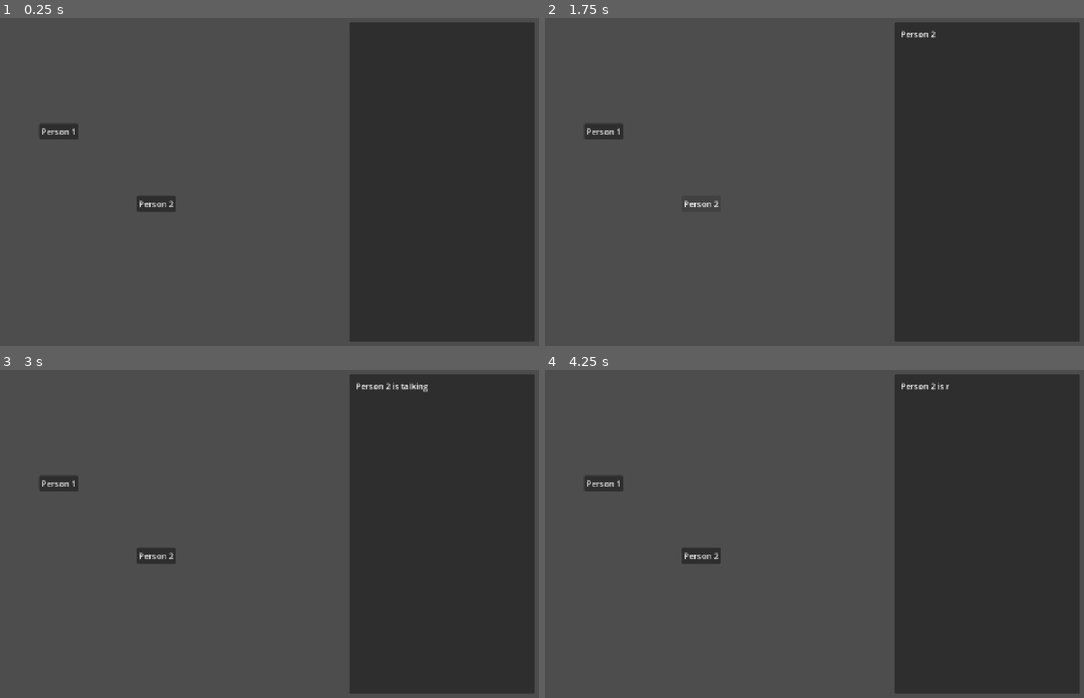
Above: before the commit, frames 1-4 (two rows, left to right).
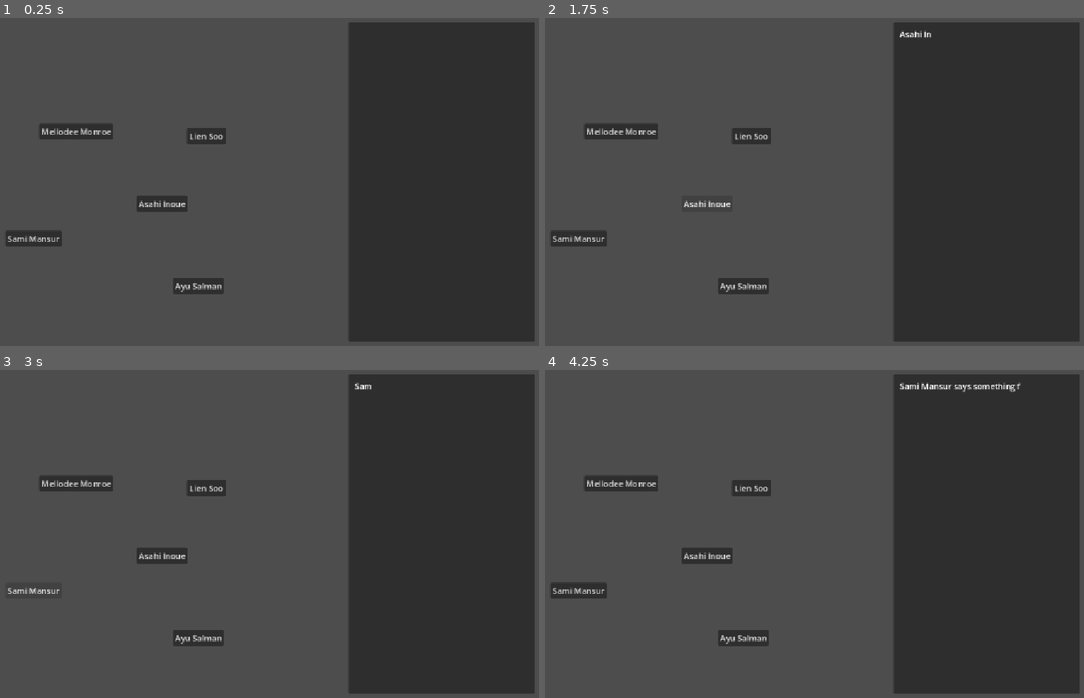
Above: after the commit, the same moments.

Repository: specialOne16/Foggy-Glasses
Game: Godot game, scene res://gameplay/gameplay.tscn
The game is run twice, just before and just after one commit, with the same random seed, the same clock (stepped at 60 frames per second) and the same inputs.
Inputs (mouse positions are in pixels of both pictures, inside the frame that each line leads up to):
- Up to frame 1 (0.25 s): no input
- Up to frame 2 (1.75 s): click "Person 1" (after the commit: "Mellodee Monroe") at 0.5 s; click "Person 2" (after the commit: "Asahi Inoue") at 1.25 s
- Up to frame 3 (3 s): click (204, 488) at 2 s, where only the run after the commit has a clickable "Lien Soo"; click (32, 589) at 2.75 s, where only the run after the commit has a clickable "Sami Mansur"
- Up to frame 4 (4.25 s): click (986, 661) at 3.5 s, where only the run before the commit has a clickable "Option 1"

The runs differ from the first frame. In frame 1, 1.6% of the frame differs, in the area x 1-42%, y 32-85%; in frame 2, 1.7%; in frame 3, 1.5%; in frame 4, 1.9%, in the area x 1-89%, y 3-85%.

Commit message:
refactor option and candidate

Diff:
--- /dev/null
+++ b/contents/Candidate1.tres
@@ -0,0 +1,8 @@
+[gd_resource type="Resource" script_class="CandidateData" format=3 uid="uid://ry47ld8jm0gx"]
+
+[ext_resource type="Script" uid="uid://dou1qeyoi3l0x" path="res://system/candidate.gd" id="1_ntqse"]
+
+[resource]
+script = ExtResource("1_ntqse")
+candidate_name = "Mellodee Monroe"
+metadata/_custom_type_script = "uid://dou1qeyoi3l0x"
--- /dev/null
+++ b/contents/Candidate2.tres
@@ -0,0 +1,8 @@
+[gd_resource type="Resource" script_class="CandidateData" format=3 uid="uid://c2dlk73xvuu36"]
+
+[ext_resource type="Script" uid="uid://dou1qeyoi3l0x" path="res://system/candidate.gd" id="1_dxhdo"]
+
+[resource]
+script = ExtResource("1_dxhdo")
+candidate_name = "Asahi Inoue"
+metadata/_custom_type_script = "uid://dou1qeyoi3l0x"
--- /dev/null
+++ b/contents/Candidate3.tres
@@ -0,0 +1,8 @@
+[gd_resource type="Resource" script_class="CandidateData" format=3 uid="uid://bo8dchgmady41"]
+
+[ext_resource type="Script" uid="uid://dou1qeyoi3l0x" path="res://system/candidate.gd" id="1_3aphx"]
+
+[resource]
+script = ExtResource("1_3aphx")
+candidate_name = "Lien Soo"
+metadata/_custom_type_script = "uid://dou1qeyoi3l0x"
--- /dev/null
+++ b/contents/Candidate4.tres
@@ -0,0 +1,8 @@
+[gd_resource type="Resource" script_class="CandidateData" format=3 uid="uid://cnvs5aydtk4g3"]
+
+[ext_resource type="Script" uid="uid://dou1qeyoi3l0x" path="res://system/candidate.gd" id="1_onx7q"]
+
+[resource]
+script = ExtResource("1_onx7q")
+candidate_name = "Sami Mansur"
+metadata/_custom_type_script = "uid://dou1qeyoi3l0x"
--- /dev/null
+++ b/contents/Candidate5.tres
@@ -0,0 +1,8 @@
+[gd_resource type="Resource" script_class="CandidateData" format=3 uid="uid://bx7e40hxn3630"]
+
+[ext_resource type="Script" uid="uid://dou1qeyoi3l0x" path="res://system/candidate.gd" id="1_wpkct"]
+
+[resource]
+script = ExtResource("1_wpkct")
+candidate_name = "Ayu Salman"
+metadata/_custom_type_script = "uid://dou1qeyoi3l0x"
--- /dev/null
+++ b/gameplay/components/candidate.gd
@@ -0,0 +1,11 @@
+extends Button
+class_name Candidate
+
+signal candidate_selected(data: CandidateData)
+
+@export var data: CandidateData
+
+func _ready() -> void:
+	pressed.connect(func(): candidate_selected.emit(data))
+
+	text = data.candidate_name
--- /dev/null
+++ b/gameplay/components/option.gd
@@ -0,0 +1,4 @@
+extends Button
+class_name Option
+
+@export var id: int
--- a/gameplay/gameplay.gd
+++ b/gameplay/gameplay.gd
@@ -1,62 +1,43 @@
 extends Control
-
-const PERSON_1_DIALOGUE: Array[String] = ["Person 1 is talking"]
-const PERSON_2_DIALOGUE: Array[String] = ["Person 2 is talking"]
-
-const PERSON_1_DIALOGUE_OPTION_1: Array[String] = ["Person 1 is responding to option 1"]
-const PERSON_1_DIALOGUE_OPTION_2: Array[String] = ["Person 1 is responding to option 2"]
-
-const PERSON_2_DIALOGUE_OPTION_1: Array[String] = ["Person 2 is responding to option 1"]
-const PERSON_2_DIALOGUE_OPTION_2: Array[String] = ["Person 2 is responding to option 2"]
-
-@onready var person_1: Button = %Person1
-@onready var person_2: Button = %Person2
-@onready var option_1: Button = %Option1
-@onready var option_2: Button = %Option2
 
 @onready var label: Label = %Label
 @onready var dialogue: Dialogue = %Dialogue
 
-var active_person = 0
+var active_person: CandidateData
+var sequence_number = 1
+var success_exchange = 0
 
 func _ready() -> void:
-	person_1.pressed.connect(person1)
-	person_2.pressed.connect(person2)
-	dialogue.sequence_finished.connect(func():
-		option_1.visible = true
-		option_2.visible = true
-	)
+	for person in [%Person1, %Person2, %Person3, %Person4, %Person5]:
+		person.candidate_selected.connect(_candidate_selected)
 
-	option_1.pressed.connect(option1)
-	option_2.pressed.connect(option2)
+	dialogue.sequence_finished.connect(_toggle_options.bind(true))
 
-	option_1.visible = false
-	option_2.visible = false
+	for option in [%Option1, %Option2, %Option3, %Option4, %Option5]:
+		option.pressed.connect(_option_selected.bind(option))
+		option.visible = false
 
-func person1():
-	active_person = 1
-	option_1.visible = false
-	option_2.visible = false
-	dialogue.start_dialogue_sequence(PERSON_1_DIALOGUE)
+func _candidate_selected(data: CandidateData):
+	active_person = data
+	sequence_number = 1
 
-func person2():
-	active_person = 2
-	option_1.visible = false
-	option_2.visible = false
-	dialogue.start_dialogue_sequence(PERSON_2_DIALOGUE)
+	_toggle_options(false)
+	dialogue.start_dialogue_sequence(active_person.get_dialogue(sequence_number))
 
-func option1():
-	option_1.visible = false
-	option_2.visible = false
-	if active_person == 1:
-		dialogue.start_dialogue_sequence(PERSON_1_DIALOGUE_OPTION_1)
+func _option_selected(option: Option):
+	_toggle_options(false)
+	if active_person.is_exchange_success(sequence_number, option.id):
+		success_exchange += 1
+
+	if sequence_number < 5:
+		sequence_number += 1
+		dialogue.start_dialogue_sequence(active_person.get_dialogue(sequence_number))
 	else:
-		dialogue.start_dialogue_sequence(PERSON_2_DIALOGUE_OPTION_1)
+		active_person = null
+		dialogue.start_dialogue_sequence(["%d errors" % (5 - success_exchange)])
 
-func option2():
-	option_1.visible = false
-	option_2.visible = false
-	if active_person == 1:
-		dialogue.start_dialogue_sequence(PERSON_1_DIALOGUE_OPTION_2)
-	else:
-		dialogue.start_dialogue_sequence(PERSON_2_DIALOGUE_OPTION_2)
+func _toggle_options(option_visible: bool):
+	if active_person == null: return
+
+	for option in [%Option1, %Option2, %Option3, %Option4, %Option5]:
+		option.visible = option_visible
--- a/gameplay/gameplay.tscn
+++ b/gameplay/gameplay.tscn
@@ -2,6 +2,13 @@
 
 [ext_resource type="Script" uid="uid://baxcjapxtdt5c" path="res://gameplay/gameplay.gd" id="1_41n4r"]
 [ext_resource type="Script" uid="uid://db5km568fds6m" path="res://system/dialogue.gd" id="1_nyvx4"]
+[ext_resource type="Script" uid="uid://b3nchrelsy3go" path="res://gameplay/components/candidate.gd" id="2_ueusv"]
+[ext_resource type="Resource" uid="uid://ry47ld8jm0gx" path="res://contents/Candidate1.tres" id="3_yvprt"]
+[ext_resource type="Resource" uid="uid://c2dlk73xvuu36" path="res://contents/Candidate2.tres" id="4_r5as3"]
+[ext_resource type="Resource" uid="uid://bo8dchgmady41" path="res://contents/Candidate3.tres" id="5_nimes"]
+[ext_resource type="Resource" uid="uid://cnvs5aydtk4g3" path="res://contents/Candidate4.tres" id="6_2okcp"]
+[ext_resource type="Resource" uid="uid://bx7e40hxn3630" path="res://contents/Candidate5.tres" id="7_vyivm"]
+[ext_resource type="Script" uid="uid://dge6jk2puryar" path="res://gameplay/components/option.gd" id="8_r5as3"]
 
 [node name="Gameplay" type="Control" unique_id=1009020929]
 layout_mode = 3
@@ -12,7 +19,7 @@
 grow_vertical = 2
 script = ExtResource("1_41n4r")
 
-[node name="Person1" type="Button" parent="." unique_id=532191878]
+[node name="Person1" type="Button" parent="." unique_id=1066751512]
 unique_name_in_owner = true
 layout_mode = 0
 offset_left = 173.0
@@ -20,8 +27,11 @@
 offset_right = 249.0
 offset_bottom = 241.0
 text = "Person 1"
+script = ExtResource("2_ueusv")
+data = ExtResource("3_yvprt")
+metadata/_custom_type_script = "uid://b3nchrelsy3go"
 
-[node name="Person2" type="Button" parent="." unique_id=1680062873]
+[node name="Person2" type="Button" parent="." unique_id=1039517394]
 unique_name_in_owner = true
 layout_mode = 0
 offset_left = 363.0
@@ -29,6 +39,45 @@
 offset_right = 439.0
 offset_bottom = 382.0
 text = "Person 2"
+script = ExtResource("2_ueusv")
+data = ExtResource("4_r5as3")
+metadata/_custom_type_script = "uid://b3nchrelsy3go"
+
+[node name="Person3" type="Button" parent="." unique_id=1168119716]
+unique_name_in_owner = true
+layout_mode = 0
+offset_left = 461.0
+offset_top = 219.0
+offset_right = 537.0
+offset_bottom = 250.0
+text = "Person 2"
+script = ExtResource("2_ueusv")
+data = ExtResource("5_nimes")
+metadata/_custom_type_script = "uid://b3nchrelsy3go"
+
+[node name="Person4" type="Button" parent="." unique_id=1220695094]
+unique_name_in_owner = true
+layout_mode = 0
+offset_left = 107.0
+offset_top = 419.0
+offset_right = 183.0
+offset_bottom = 450.0
+text = "Person 2"
+script = ExtResource("2_ueusv")
+data = ExtResource("6_2okcp")
+metadata/_custom_type_script = "uid://b3nchrelsy3go"
+
+[node name="Person5" type="Button" parent="." unique_id=897581691]
+unique_name_in_owner = true
+layout_mode = 0
+offset_left = 434.0
+offset_top = 511.0
+offset_right = 510.0
+offset_bottom = 542.0
+text = "Person 2"
+script = ExtResource("2_ueusv")
+data = ExtResource("7_vyivm")
+metadata/_custom_type_script = "uid://b3nchrelsy3go"
 
 [node name="MarginContainer" type="MarginContainer" parent="." unique_id=1259565456]
 layout_mode = 1
@@ -59,18 +108,50 @@
 
 [node name="Label" type="Label" parent="MarginContainer/PanelContainer/MarginContainer/Options" unique_id=2100475848]
 unique_name_in_owner = true
+custom_minimum_size = Vector2(340, 0)
 layout_mode = 2
 size_flags_vertical = 3
+autowrap_mode = 3
 
-[node name="Option1" type="Button" parent="MarginContainer/PanelContainer/MarginContainer/Options" unique_id=292579578]
+[node name="Option1" type="Button" parent="MarginContainer/PanelContainer/MarginContainer/Options" unique_id=431362580]
 unique_name_in_owner = true
 layout_mode = 2
 text = "Option 1"
+script = ExtResource("8_r5as3")
+id = 1
+metadata/_custom_type_script = "uid://dge6jk2puryar"
 
-[node name="Option2" type="Button" parent="MarginContainer/PanelContainer/MarginContainer/Options" unique_id=1104769962]
+[node name="Option2" type="Button" parent="MarginContainer/PanelContainer/MarginContainer/Options" unique_id=1984692847]
 unique_name_in_owner = true
 layout_mode = 2
 text = "Option 2"
+script = ExtResource("8_r5as3")
+id = 2
+metadata/_custom_type_script = "uid://dge6jk2puryar"
+
+[node name="Option3" type="Button" parent="MarginContainer/PanelContainer/MarginContainer/Options" unique_id=1866058970]
+unique_name_in_owner = true
+layout_mode = 2
+text = "Option 3"
+script = ExtResource("8_r5as3")
+id = 3
+metadata/_custom_type_script = "uid://dge6jk2puryar"
+
+[node name="Option4" type="Button" parent="MarginContainer/PanelContainer/MarginContainer/Options" unique_id=1342522610]
+unique_name_in_owner = true
+layout_mode = 2
+text = "Option 4"
+script = ExtResource("8_r5as3")
+id = 4
+metadata/_custom_type_script = "uid://dge6jk2puryar"
+
+[node name="Option5" type="Button" parent="MarginContainer/PanelContainer/MarginContainer/Options" unique_id=1689095254]
+unique_name_in_owner = true
+layout_mode = 2
+text = "Option 5"
+script = ExtResource("8_r5as3")
+id = 5
+metadata/_custom_type_script = "uid://dge6jk2puryar"
 
 [node name="Dialogue" type="Node" parent="MarginContainer/PanelContainer" unique_id=1293488405 node_paths=PackedStringArray("label")]
 unique_name_in_owner = true
--- /dev/null
+++ b/system/candidate.gd
@@ -0,0 +1,13 @@
+extends Resource
+class_name CandidateData
+
+@export var candidate_name: String
+
+func get_dialogue(sequence_number: int) -> Array[String]:
+	if sequence_number == 0:
+		return ["%s says something for greetings" % candidate_name]
+	else:
+		return ["%s says something for exchange %d" % [candidate_name, sequence_number]]
+
+func is_exchange_success(sequence_number: int, option_selected: int) -> bool:
+	return sequence_number == option_selected
Not shown, added: gameplay/components/candidate.gd.uid
Not shown, added: gameplay/components/option.gd.uid
Not shown, added: system/candidate.gd.uid
